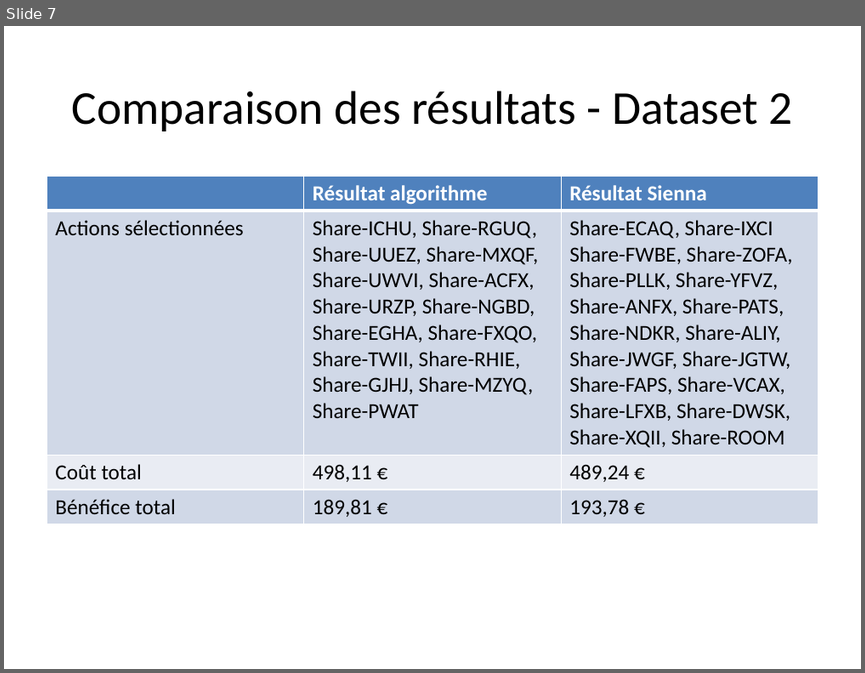
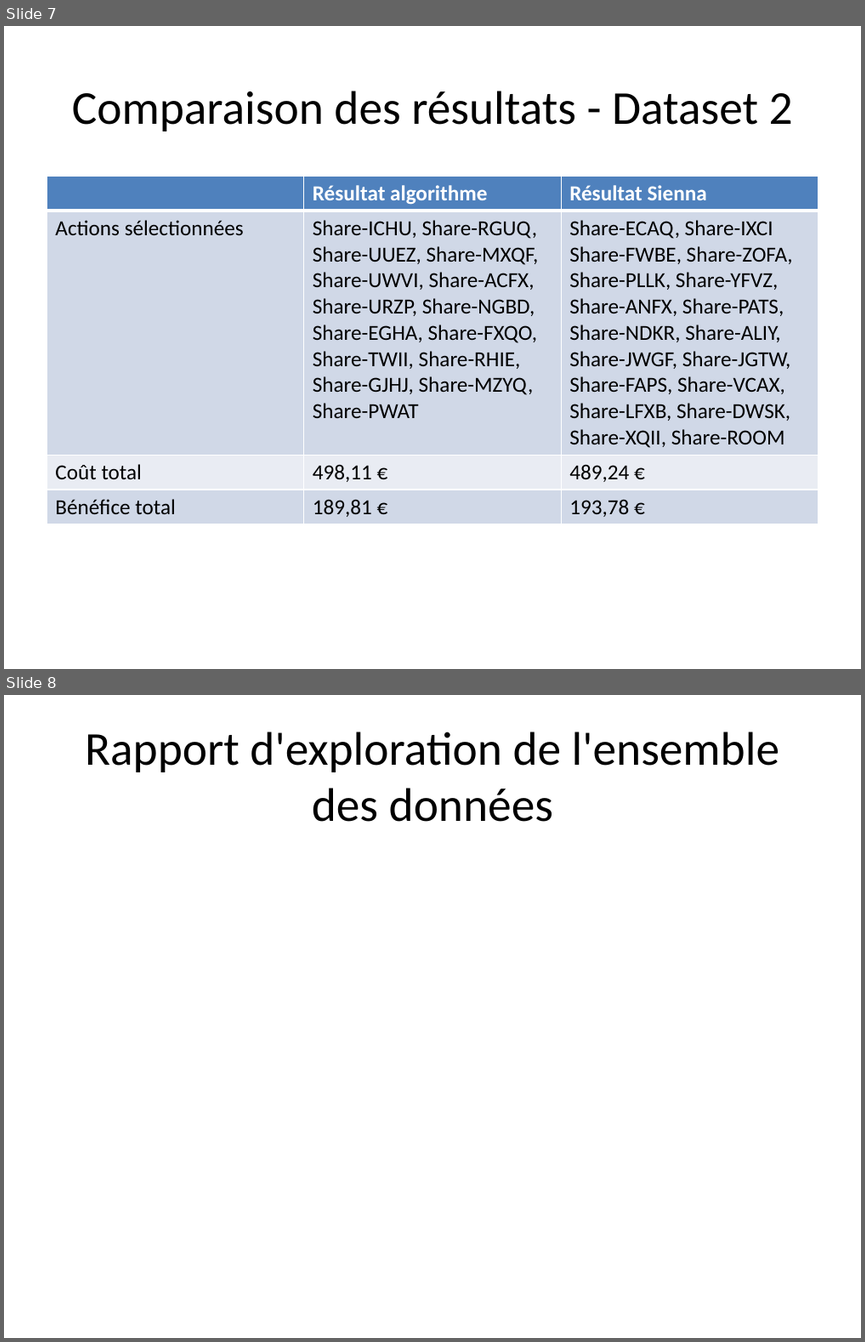
Before and after one commit to SebGris/project-7-algorithms, a slide deck: doc/Comparaison_Algorithmes.pptx. Shown one above the other, each under a label of ours: slide 7 before the commit, slides 7 and 8 after it. The pictures are 865x673 and 865x1342 pixels, drawn with LibreOffice and Linux fonts; fonts in the diff are those of the drawing. Boxes give left, top, right and bottom in pixels: in the first picture for what was removed or moved away, otherwise in the second. Text is boxed around its words. In the diff, an @@ line names an element or a change of style, - is before the commit and + after.

```diff
--- a/doc/Comparaison_Algorithmes.pptx
+++ b/doc/Comparaison_Algorithmes.pptx
@@ slide 8 added at <box>4,695,861,1338</box>, background #FFFFFF @@
@@ title added at <box>85,732,779,822</box>, 39.6 pt, text #000000 @@
+Rapport d'exploration de l'ensemble des données
```
Also in this commit, not shown: 1 slide changed, 2 other files.
